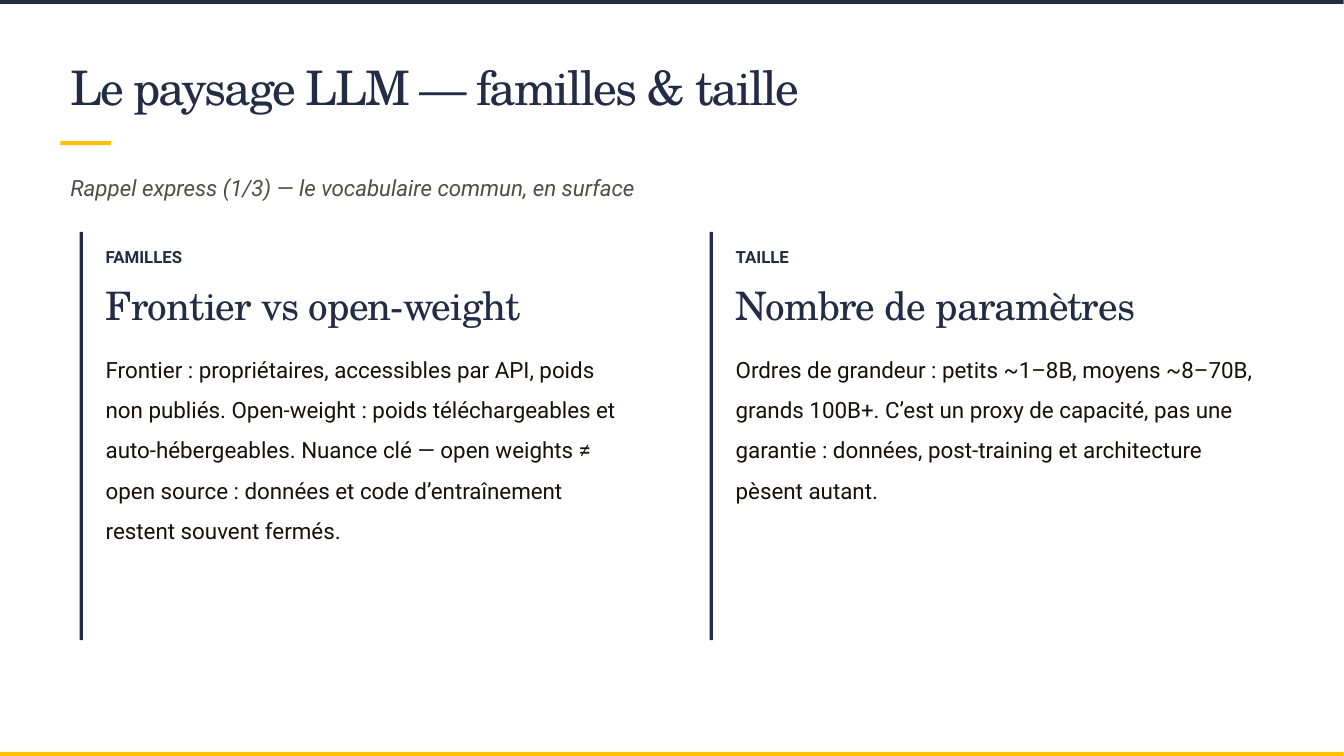
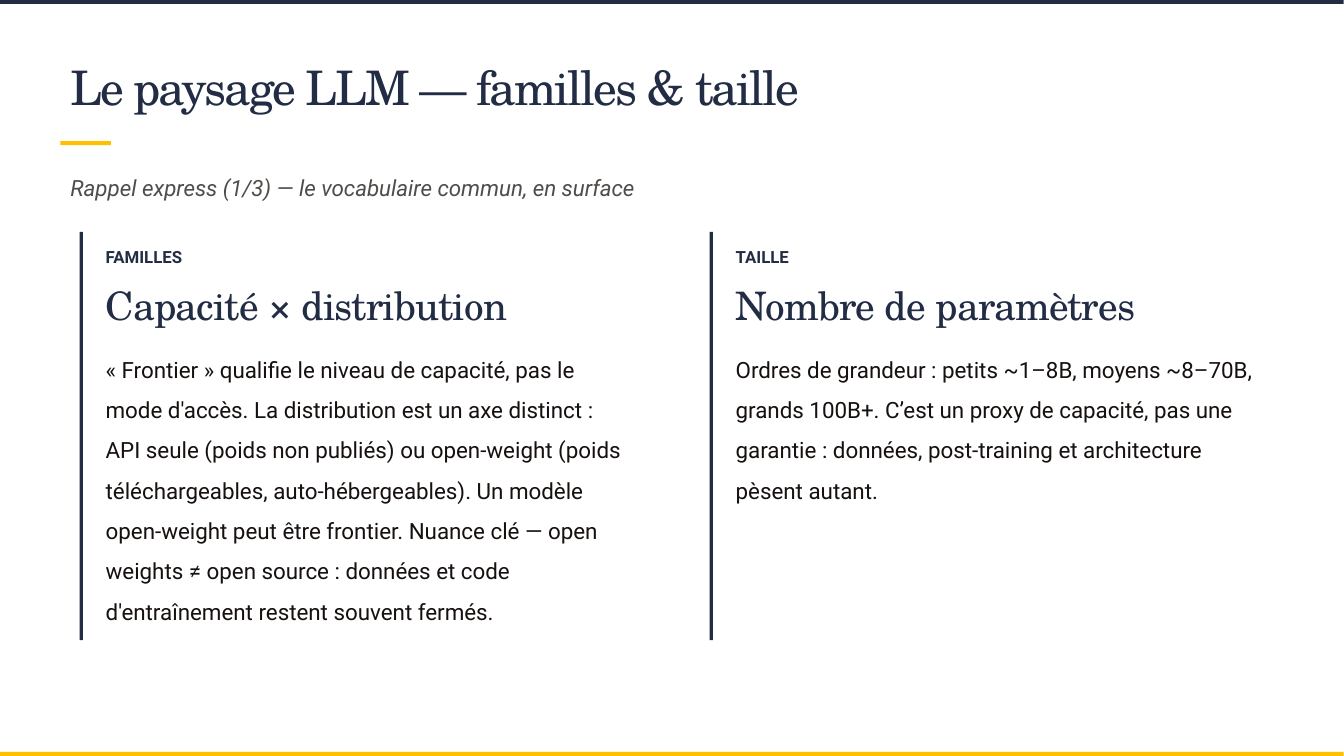
Before and after one commit to SCIAM-FR/formation-ia, a slide deck: slide 14 of slides/Support_formation_SCIAM.pptx. Drawn at 1344x756 pixels with LibreOffice and Linux fonts; fonts in the diff are those of the drawing; background and template pictures are left out. Boxes give left, top, right and bottom in pixels: in the first picture for what was removed or moved away, otherwise in the second. Text is boxed around its words. In the diff, an @@ line names an element or a change of style, - is before the commit and + after.

```diff
--- a/slides/Support_formation_SCIAM.pptx
+++ b/slides/Support_formation_SCIAM.pptx
@@ text at (x1=106, y1=291, x2=507, y2=328): text changed @@
-Frontier vs open-weight
+Capacité × distribution
@@ text at (x1=106, y1=361, x2=621, y2=621): text changed @@
-Frontier : propriétaires, accessibles par API, poids non publiés. Open-weight : poids téléchargeables et auto-hébergeables. Nuance clé — open weights ≠ open source : données et code d’entraînement restent souvent fermés.
+« Frontier » qualifie le niveau de capacité, pas le mode d'accès. La distribution est un axe distinct : API seule (poids non publiés) ou open-weight (poids téléchargeables, auto-hébergeables). Un modèle open-weight peut être frontier. Nuance clé — open weights ≠ open source : données et code d'entraînement restent souvent fermés.
```
Also in this commit, not shown: 13 other slides changed, 6 slides added, 23 other files.
